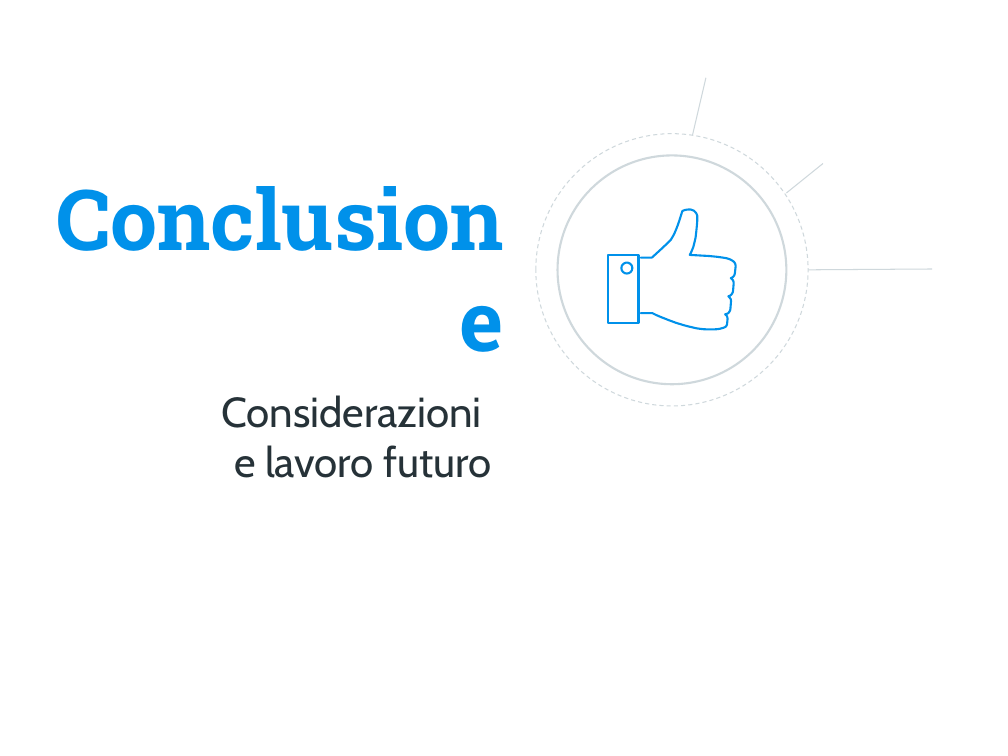
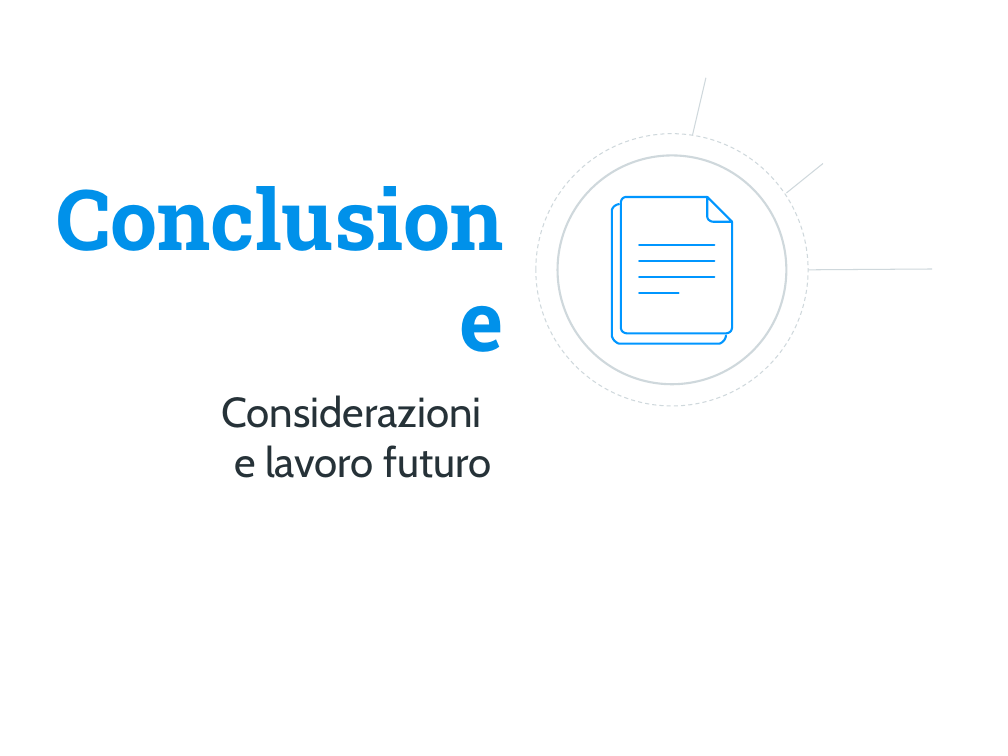
Before and after one commit to davidetalon/link, a slide deck: slide 25 of Presentation slides/Presentazione.pptx (slide 23 before the commit). Drawn at 1008x756 pixels with LibreOffice and Linux fonts; fonts in the diff are those of the drawing; background and template pictures are left out. Boxes give left, top, right and bottom in pixels: in the first picture for what was removed or moved away, otherwise in the second. Text is boxed around its words. In the diff, an @@ line names an element or a change of style, - is before the commit and + after.

```diff
--- a/Presentation slides/Presentazione.pptx
+++ b/Presentation slides/Presentazione.pptx
@@ freeform shape: place and size @@
-freeform shape at [641, 210, 736, 330]
+freeform shape at [621, 197, 732, 333]
@@ freeform shape at [621, 197, 732, 333]: outline #0091EA 1.5 pt to #0096FF 1.5 pt @@
@@ group added at [612, 197, 733, 344]: 6 freeform shapes @@
@@ freeform shape removed at [608, 255, 638, 324] @@
```
Also in this commit, not shown: 11 other slides changed, 4 slides added, 7 slides removed.
